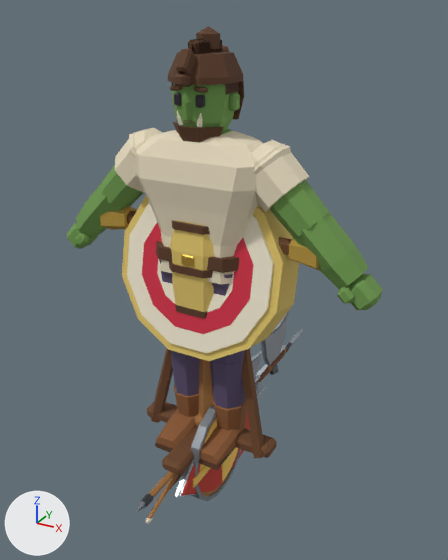
One commit to the glTF model assets/characters/lowpoly_orc.glb: the scene before it, then after it.
Camera for both pictures: a 50 mm camera at (1.66, -2.82, 2.5) aimed at (-0.09, 0.36, 0.91). The axes (+X, +Y, +Z) are drawn at lower left. The lights are the same throughout. The older version comes first.

In view in the first picture: 'body_feet', 'body_forearms', 'body_hands', 'body_head', 'body_shins', 'body_torso', 'body_upperarms', 'hair_long', 'prop_dummy', 'prop_dummy_stand', 'prop_target', 'shield_round' and 13 more.
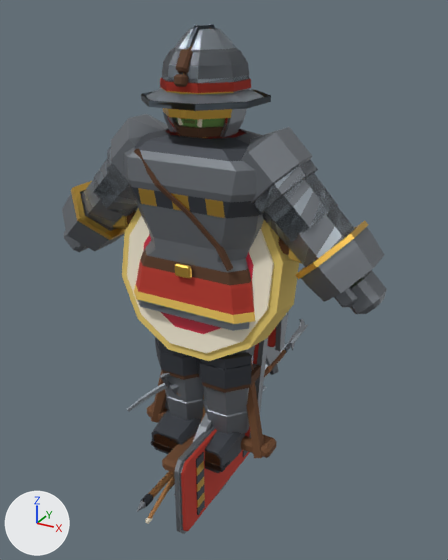
Not visible in the pictures: 'chest_jerkin', 'gloves_leather', 'helm_kettle_gilded', 'legs_chausses_steel'.

Changed parts and their boxes (x1, y1, x2, y2) in the pictures (448 x 560 px):
'chest_hold', added: after (81, 114, 354, 324)
'gloves_gauntlet', added: after (62, 181, 387, 314)
'legs_greaves', added: after (155, 338, 257, 434)
'chest_hauberk_steel', added (mostly hidden): after (81, 130, 354, 331)
'shield_tower', added: after (174, 425, 250, 534)
'helm_hold', added: after (162, 43, 250, 137)
'helm_kettle_steel', added: after (141, 47, 271, 111)
'helm_nasal_steel', added: after (160, 24, 251, 137)
'boots_iron', added: after (151, 409, 245, 473)
'back_quiver', added (mostly hidden): after (134, 149, 233, 271)
'prop_pavise', added (mostly hidden): after (165, 338, 268, 438)
'boots_riding', added (mostly hidden): after (152, 365, 261, 471)
'wpn_bill', added: after (140, 319, 308, 507)
'wpn_crossbow', added: after (127, 373, 179, 412)
'back_pavise', added: after (267, 315, 286, 351)
'boots_wrapped', added (mostly hidden): after (153, 388, 248, 471)
'chest_gambeson', added (mostly hidden): after (166, 130, 331, 264)
'helm_hood', added (mostly hidden): after (168, 116, 228, 135)
'body_torso', unchanged, covered by the edit: before (135, 129, 263, 284)
'body_upperarms', unchanged, covered by the edit: before (101, 128, 330, 239)
'prop_dummy', unchanged, covered by the edit: before (100, 206, 320, 418); after (113, 211, 302, 417)
'body_forearms', unchanged, covered by the edit: before (76, 182, 369, 289)

Diff of the bpy script that builds the scene:
```diff
--- a/assets/characters/lowpoly_orc.glb.py
+++ b/assets/characters/lowpoly_orc.glb.py
@@ ob_shield_tower @@
+ob_shield_tower = bpy.data.objects.new('shield_tower', me_shield_tower)  # 164 vertices, 352 faces; spans x 0.02..0.17, y -0.534..0.455, z -0.376..0.176
+ob_shield_tower.location = (0.0, 0.0, 0.0)
@@ ob_prop_pavise @@
+ob_prop_pavise = bpy.data.objects.new('prop_pavise', me_prop_pavise)  # 116 vertices, 204 faces; spans x -0.325..0.325, y -0.059..0.533, z -0.005..1.123
+ob_prop_pavise.location = (0.0, 0.0, 0.0)
@@ ob_wpn_crossbow @@
+ob_wpn_crossbow = bpy.data.objects.new('wpn_crossbow', me_wpn_crossbow)  # 235 vertices, 426 faces; spans x -0.461..0.141, y -0.251..0.32, z -0.391..0.526
+ob_wpn_crossbow.location = (0.0, 0.0, 0.0)
@@ ob_wpn_bill @@
+ob_wpn_bill = bpy.data.objects.new('wpn_bill', me_wpn_bill)  # 120 vertices, 212 faces; spans x -0.02..0.02, y -0.72..1.7, z -0.09..0.14
+ob_wpn_bill.location = (0.0, 0.0, 0.0)
@@ ob_legs_greaves @@
+ob_legs_greaves = bpy.data.objects.new('legs_greaves', me_legs_greaves)  # 312 vertices, 520 faces; spans x -0.333..0.333, y -0.199..0.187, z 0.122..1.105
+ob_legs_greaves.location = (0.0, 0.0, 0.0)
@@ ob_legs_chausses_steel @@
+ob_legs_chausses_steel = bpy.data.objects.new('legs_chausses_steel', me_legs_chausses_steel)  # 376 vertices, 648 faces; spans x -0.319..0.319, y -0.187..0.187, z 0.123..1.105
+ob_legs_chausses_steel.location = (0.0, 0.0, 0.0)
@@ ob_helm_nasal_steel @@
+ob_helm_nasal_steel = bpy.data.objects.new('helm_nasal_steel', me_helm_nasal_steel)  # 340 vertices, 610 faces; spans x -0.214..0.214, y -0.225..0.235, z 1.778..2.426
+ob_helm_nasal_steel.location = (0.0, 0.0, 0.0)
@@ ob_helm_kettle_steel @@
+ob_helm_kettle_steel = bpy.data.objects.new('helm_kettle_steel', me_helm_kettle_steel)  # 200 vertices, 342 faces; spans x -0.307..0.307, y -0.312..0.316, z 2.066..2.363
+ob_helm_kettle_steel.location = (0.0, 0.0, 0.0)
@@ ob_helm_kettle_gilded @@
+ob_helm_kettle_gilded = bpy.data.objects.new('helm_kettle_gilded', me_helm_kettle_gilded)  # 200 vertices, 342 faces; spans x -0.307..0.307, y -0.312..0.316, z 2.066..2.363
+ob_helm_kettle_gilded.location = (0.0, 0.0, 0.0)
@@ ob_helm_hood @@
+ob_helm_hood = bpy.data.objects.new('helm_hood', me_helm_hood)  # 140 vertices, 276 faces; spans x -0.192..0.192, y -0.191..0.198, z 1.778..2.344
+ob_helm_hood.location = (0.0, 0.0, 0.0)
@@ ob_helm_hold @@
+ob_helm_hold = bpy.data.objects.new('helm_hold', me_helm_hold)  # 292 vertices, 544 faces; spans x -0.211..0.211, y -0.224..0.234, z 1.822..2.363
+ob_helm_hold.location = (0.0, 0.0, 0.0)
@@ ob_gloves_leather @@
+ob_gloves_leather = bpy.data.objects.new('gloves_leather', me_gloves_leather)  # 216 vertices, 384 faces; spans x -1.0..1.0, y -0.19..0.19, z 1.1..1.46
+ob_gloves_leather.location = (0.0, 0.0, 0.0)
@@ ob_gloves_gauntlet @@
+ob_gloves_gauntlet = bpy.data.objects.new('gloves_gauntlet', me_gloves_gauntlet)  # 264 vertices, 456 faces; spans x -1.01..1.01, y -0.23..0.23, z 1.09..1.53
+ob_gloves_gauntlet.location = (0.0, 0.0, 0.0)
@@ ob_chest_jerkin @@
+ob_chest_jerkin = bpy.data.objects.new('chest_jerkin', me_chest_jerkin)  # 220 vertices, 460 faces; spans x -0.404..0.404, y -0.245..0.228, z 1.079..1.91
+ob_chest_jerkin.location = (0.0, 0.0, 0.0)
@@ ob_chest_hold @@
+ob_chest_hold = bpy.data.objects.new('chest_hold', me_chest_hold)  # 844 vertices, 1652 faces; spans x -0.94..0.94, y -0.28..0.26, z 0.98..1.96
+ob_chest_hold.location = (0.0, 0.0, 0.0)
@@ ob_chest_hauberk_steel @@
+ob_chest_hauberk_steel = bpy.data.objects.new('chest_hauberk_steel', me_chest_hauberk_steel)  # 780 vertices, 1516 faces; spans x -0.94..0.94, y -0.27..0.25, z 0.93..1.93
+ob_chest_hauberk_steel.location = (0.0, 0.0, 0.0)
@@ ob_chest_gambeson @@
+ob_chest_gambeson = bpy.data.objects.new('chest_gambeson', me_chest_gambeson)  # 712 vertices, 1388 faces; spans x -0.93..0.93, y -0.26..0.23, z 1.06..1.93
+ob_chest_gambeson.location = (0.0, 0.0, 0.0)
@@ ob_boots_wrapped @@
+ob_boots_wrapped = bpy.data.objects.new('boots_wrapped', me_boots_wrapped)  # 320 vertices, 560 faces; spans x -0.3..0.3, y -0.282..0.175, z -0.017..0.499
+ob_boots_wrapped.location = (0.0, 0.0, 0.0)
@@ ob_boots_riding @@
+ob_boots_riding = bpy.data.objects.new('boots_riding', me_boots_riding)  # 256 vertices, 432 faces; spans x -0.323..0.323, y -0.282..0.19, z -0.02..0.56
+ob_boots_riding.location = (0.0, 0.0, 0.0)
@@ ob_boots_iron @@
+ob_boots_iron = bpy.data.objects.new('boots_iron', me_boots_iron)  # 96 vertices, 176 faces; spans x -0.264..0.264, y -0.282..0.108, z -0.034..0.18
+ob_boots_iron.location = (0.0, 0.0, 0.0)
@@ ob_back_quiver @@
+ob_back_quiver = bpy.data.objects.new('back_quiver', me_back_quiver)  # 132 vertices, 216 faces; spans x -0.388..0.282, y -0.291..0.49, z 1.159..2.007
+ob_back_quiver.location = (0.0, 0.0, 0.0)
@@ ob_back_pavise @@
+ob_back_pavise = bpy.data.objects.new('back_pavise', me_back_pavise)  # 108 vertices, 192 faces; spans x -0.357..0.357, y 0.266..0.376, z 0.563..1.812
+ob_back_pavise.location = (0.0, 0.0, 0.0)
```
